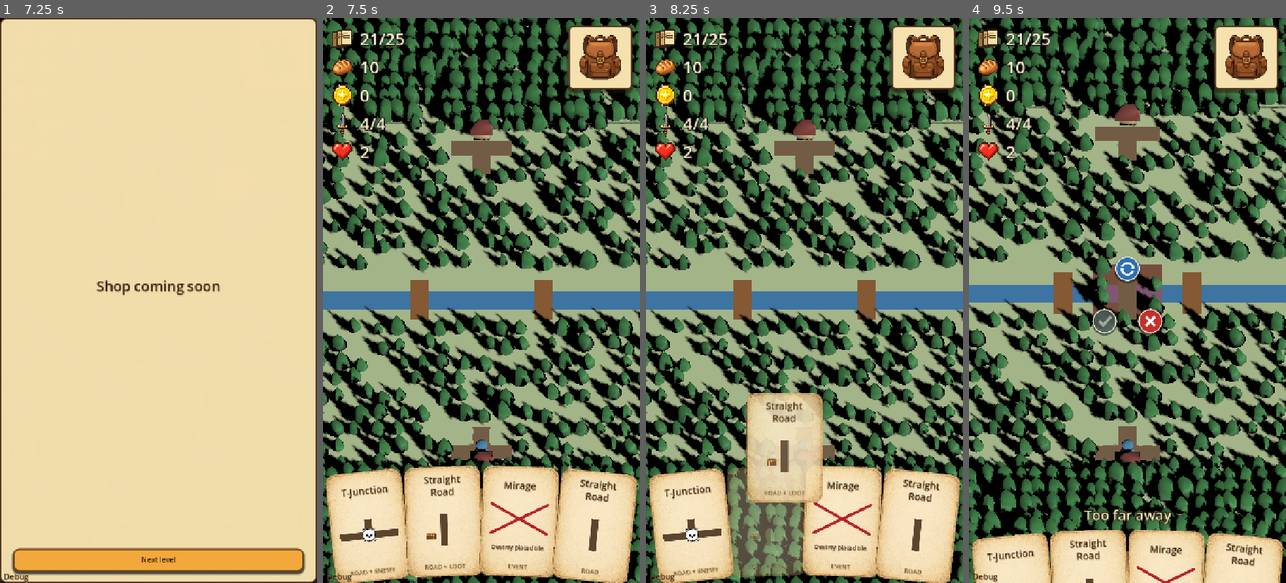
Above: before the commit, frames 1-4 (left to right).
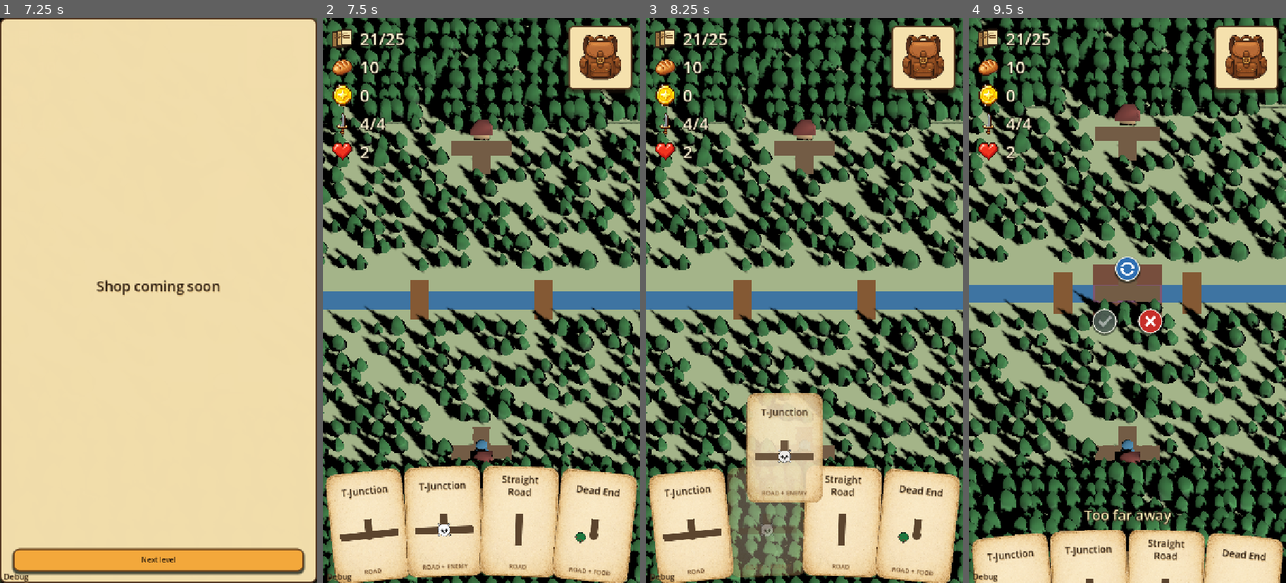
Above: after the commit, the same moments.

Repository: Reicher/The-Road-North
Game: Godot game, scene res://scenes/main.tscn
The game is run twice, just before and just after one commit, with the same random seed, the same clock (stepped at 60 frames per second) and the same inputs.
Inputs (mouse positions are in pixels of both pictures, inside the frame that each line leads up to):
- Up to frame 1 (7.25 s): click (44, 526) at 0.52 s; click (278, 57) at 1.25 s; click (136, 63) at 2 s; tap Enter at 2.75, 6.5 s; drag from (158, 509) to (190, 176) at 2.77 s; drag from (95, 328) to (142, 413) at 3.52 s; click (225, 260) at 4.25 s; click (247, 351) at 5 s; tap Space at 5.75 s; move the mouse to (44, 526) at 5.77 s; hold D 5.78-6.5 s; tap R at 5.85 s; click (44, 526) at 5.92 s; drag from (44, 526) to (63, 215) at 6.52 s
- Up to frame 2 (7.5 s): click "Next level" at 7.25 s
- Up to frame 3 (8.25 s): tap Space at 8 s; drag from (766, 520) to (820, 300) at 8.02 s
- Up to frame 4 (9.5 s): drag from (1032, 215) to (1079, 159) at 8.77 s

Frame 1 is identical in both runs. In frame 2, 2.1% of the frame differs, in the area x 8-94%, y 80-99%; in frame 3, 2.3%; in frame 4, 2.4%, in the area x 30-94%, y 41-100%.

Commit message:
Add split deck components for level shop prep

Diff:
--- a/scripts/deck_builder.gd
+++ b/scripts/deck_builder.gd
@@ -8,6 +8,9 @@
 
 const ENCOUNTER_ENEMY := "enemy"
 const ROAD_SUBTYPES: Array[String] = ["straight", "corner", "t_junction", "four_way", "dead_end"]
+const DECK_SOURCE_BASE := "base"
+const DECK_SOURCE_LEVEL := "level"
+const DECK_SOURCE_PLAYER_SPECIAL := "player_special"
 
 
 func make_deck(deck_size: int, rng: RandomNumberGenerator, config: Dictionary) -> Array[Dictionary]:
@@ -20,6 +23,63 @@
 	for event_card in _make_event_cards(event_count, rng, config):
 		cards.append(event_card)
 	return cards
+
+
+func make_deck_components(deck_size: int, rng: RandomNumberGenerator, config: Dictionary) -> Dictionary:
+	var component_counts: Dictionary = config.get("deck_components", {})
+	var components := {
+		DECK_SOURCE_BASE: [] as Array[Dictionary],
+		DECK_SOURCE_LEVEL: [] as Array[Dictionary],
+		DECK_SOURCE_PLAYER_SPECIAL: [] as Array[Dictionary],
+	}
+	var base_count := clampi(int(component_counts.get(DECK_SOURCE_BASE, deck_size)), 0, deck_size)
+	var base_config: Dictionary = config.get("base_deck_config", config)
+	components[DECK_SOURCE_BASE] = _mark_deck_source(make_deck(base_count, rng, base_config), DECK_SOURCE_BASE)
+
+	var level_count := clampi(int(component_counts.get(DECK_SOURCE_LEVEL, 0)), 0, deck_size - base_count)
+	if level_count > 0:
+		var level_candidates := make_deck(deck_size, rng, config)
+		level_candidates.sort_custom(_is_harder_card)
+		level_candidates.resize(level_count)
+		components[DECK_SOURCE_LEVEL] = _mark_deck_source(level_candidates, DECK_SOURCE_LEVEL)
+	return components
+
+
+func _mark_deck_source(cards: Array[Dictionary], source: String) -> Array[Dictionary]:
+	for card in cards:
+		card["deck_source"] = source
+	return cards
+
+
+func combine_deck_components(components: Dictionary) -> Array[Dictionary]:
+	var cards: Array[Dictionary] = []
+	for source in [DECK_SOURCE_BASE, DECK_SOURCE_LEVEL, DECK_SOURCE_PLAYER_SPECIAL]:
+		for card in components.get(source, []):
+			cards.append(card)
+	return cards
+
+
+func _is_harder_card(left: Dictionary, right: Dictionary) -> bool:
+	return _card_difficulty(left) > _card_difficulty(right)
+
+
+func _card_difficulty(card: Dictionary) -> int:
+	var encounter: Dictionary = card.get("encounter", {})
+	if encounter.get("type", "") == ENCOUNTER_ENEMY:
+		return 4
+	var event_type := str(card.get("event_type", ""))
+	if event_type in [
+		DeckController.EVENT_DESTROY_TILE,
+		DeckController.EVENT_ROTATE_TILE,
+		DeckController.EVENT_AMBUSH,
+	]:
+		return 3
+	var tile_definition: Resource = card.get("tile_definition")
+	if tile_definition != null and str(tile_definition.get("display_name")) == "Dead End":
+		return 2
+	if card.get("category", "") == DeckController.EVENT_CATEGORY:
+		return 1
+	return 0
 
 
 func make_debug_hand(kind: String, config: Dictionary) -> Array[Dictionary]:
--- a/scripts/deck_controller.gd
+++ b/scripts/deck_controller.gd
@@ -47,6 +47,7 @@
 
 var deck: Array[Dictionary] = []
 var starting_deck: Array[Dictionary] = []
+var deck_components: Dictionary = {}
 var drawn_count := 0
 
 var _map: GameMap
@@ -87,7 +88,8 @@
 
 
 func generate_deck() -> void:
-	deck = _deck_builder.make_deck(_get_deck_size(), _rng, _deck_config())
+	deck_components = _deck_builder.make_deck_components(_get_deck_size(), _rng, _deck_config())
+	deck = _deck_builder.combine_deck_components(deck_components)
 	starting_deck = deck.duplicate(true)
 
 
@@ -228,9 +230,17 @@
 
 func _deck_config() -> Dictionary:
 	var map_size := _get_map_size()
-	var counts := GameBalance.deck_counts(level, map_size)
+	var config := _make_deck_config(level, map_size)
+	config["deck_components"] = GameBalance.deck_component_counts(level, map_size)
+	if level > 1:
+		config["base_deck_config"] = _make_deck_config(1, GameBalance.INTRO_BASE_MAP_SIZE)
+	return config
+
+
+func _make_deck_config(deck_level: int, map_size: int) -> Dictionary:
+	var counts := GameBalance.deck_counts(deck_level, map_size)
 	return {
-		"level": level,
+		"level": deck_level,
 		"map_size": map_size,
 		"road_count": counts["road_cards"],
 		"road_distribution": counts["road_distribution"],
--- a/scripts/game_balance.gd
+++ b/scripts/game_balance.gd
@@ -4,6 +4,8 @@
 const STARTING_HEALTH := 4
 const BASE_POWER := 1
 const STARTING_FOOD := 10
+const INTRO_BASE_DECK_SIZE := 18
+const INTRO_BASE_MAP_SIZE := 5
 
 
 static func deck_counts(level: int, map_size: int) -> Dictionary:
@@ -26,6 +28,16 @@
 		"event_cards": event_cards,
 		"road_distribution": road_distribution(road_cards),
 		"special_roads": special_road_counts(safe_level, safe_map_size, road_cards),
+	}
+
+
+static func deck_component_counts(level: int, map_size: int) -> Dictionary:
+	var total_cards := int(deck_counts(level, map_size)["total_cards"])
+	var base_cards := total_cards if level <= 1 else mini(INTRO_BASE_DECK_SIZE, total_cards)
+	return {
+		"base": base_cards,
+		"level": total_cards - base_cards,
+		"player_special": 0,
 	}
 
 
--- a/tests/test_game_balance.gd
+++ b/tests/test_game_balance.gd
@@ -25,10 +25,12 @@
 	_assert(int(counts["road_cards"]) == 14 and int(counts["event_cards"]) == 4, "Expected 75 percent road cards and remaining event cards")
 	_assert(counts["road_distribution"] == {"straight": 3, "corner": 3, "t_junction": 3, "four_way": 2, "dead_end": 3}, "Expected road subtype formulas to include more four-way intersections and dead ends")
 	_assert(counts["special_roads"] == {"enemy": 4, "loot": 2, "berry": 2}, "Expected 5x5 level one encounter counts")
+	_assert(GameBalance.deck_component_counts(1, 5) == {"base": 18, "level": 0, "player_special": 0}, "Expected level one to use only the base deck")
 
 	var level_two := GameBalance.deck_counts(2, 7)
 	_assert(level_two["road_distribution"] == {"straight": 4, "corner": 4, "t_junction": 4, "four_way": 3, "dead_end": 4}, "Expected level two road subtype distribution")
 	_assert(level_two["special_roads"] == {"enemy": 6, "loot": 3, "berry": 3}, "Expected 7x7 level two encounter counts")
+	_assert(GameBalance.deck_component_counts(2, 7) == {"base": 18, "level": 7, "player_special": 0}, "Expected level two to add seven level cards to the base deck")
 
 
 func _test_level_and_map_size_are_independent_inputs() -> void:
--- a/tests/test_level_scene.gd
+++ b/tests/test_level_scene.gd
@@ -59,6 +59,8 @@
 	_assert(deck_controller.hand_size == 4, "Expected level 001 to configure a four-card hand")
 	_assert(deck_controller.level == 1, "Expected level 001 enemies to use power one through three")
 	_assert(deck_controller.total_cards() == 18, "Expected level 001 deck size to use its authored 5x5 map size")
+	_assert(deck_controller.deck_components["base"].size() == 18 and deck_controller.deck_components["level"].is_empty(), "Expected level 001 to use only the base deck")
+	_assert(deck_controller.deck_components["player_special"].is_empty(), "Expected player special cards to remain an empty concept")
 	_assert(placement.get_target_range() == 1, "Expected the player to start with target range one")
 	inventory.add_item({"name": "Kikare", "effect": "Placera kort längre bort.", "target_range_bonus": 1})
 	_assert(placement.get_target_range() == 2, "Expected Kikare in the inventory to increase target range")
@@ -152,6 +154,10 @@
 	_assert(second_map.get_fixed_feature_connections(Vector2i(2, 3))["north"] == true, "Expected level 002 bridges to connect across the river")
 	_assert(second_deck_controller.hand_size == 4, "Expected level 002 to configure a four-card hand")
 	_assert(second_deck_controller.level == 2, "Expected level 002 enemies to use power four through six")
+	_assert(second_deck_controller.deck_components["base"].size() == 18 and second_deck_controller.deck_components["level"].size() == 7, "Expected level 002 to combine the base deck with seven level cards")
+	_assert(_count_enemy_cards(second_deck_controller.deck_components["base"]) == 4, "Expected level 002 to retain the level-one base deck recipe")
+	_assert(_all_level_cards_are_difficult(second_deck_controller.deck_components["level"]), "Expected level 002 level cards to prioritize difficult cards")
+	_assert(second_deck_controller.deck_components["player_special"].is_empty(), "Expected player special cards to remain an empty concept")
 	_assert(second_camera.reserved_bottom_path == NodePath("../UI/Hand"), "Expected camera to reserve the card hand area when sizing the map viewport")
 	_assert(is_equal_approx(second_camera.pan_margin_x_tiles, 3.0), "Expected camera to allow visual forest margin beyond the left and right edges")
 	_assert(is_equal_approx(second_camera.pan_margin_z_tiles, 3.0), "Expected camera to allow visual forest margin beyond the top and bottom edges")
@@ -173,3 +179,26 @@
 		return
 	push_error(message)
 	quit(1)
+
+
+func _all_level_cards_are_difficult(cards: Array[Dictionary]) -> bool:
+	for card in cards:
+		var encounter: Dictionary = card.get("encounter", {})
+		var event_type := str(card.get("event_type", ""))
+		var tile_definition: Resource = card.get("tile_definition")
+		var is_dead_end := tile_definition != null and str(tile_definition.get("display_name")) == "Dead End"
+		if encounter.get("type", "") != GameMap.ENCOUNTER_ENEMY and event_type not in [
+			DeckController.EVENT_DESTROY_TILE,
+			DeckController.EVENT_ROTATE_TILE,
+			DeckController.EVENT_AMBUSH,
+		] and not is_dead_end:
+			return false
+	return true
+
+
+func _count_enemy_cards(cards: Array[Dictionary]) -> int:
+	var count := 0
+	for card in cards:
+		if (card.get("encounter", {}) as Dictionary).get("type", "") == GameMap.ENCOUNTER_ENEMY:
+			count += 1
+	return count
Not shown, changed: docs/design.md
Not shown, changed: docs/implementation_design.md
